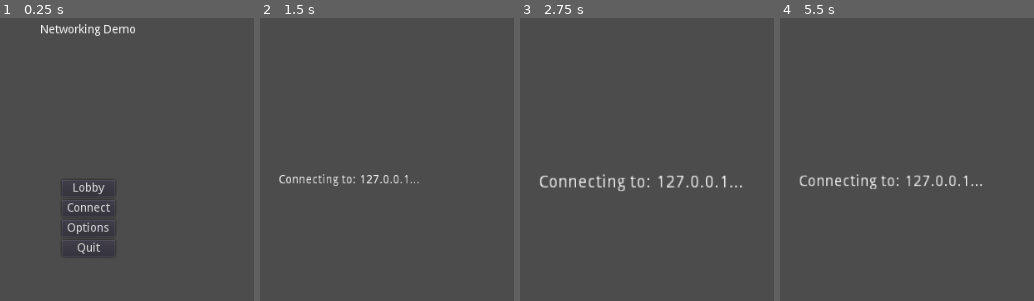
Above: before the commit, frames 1-4 (left to right).
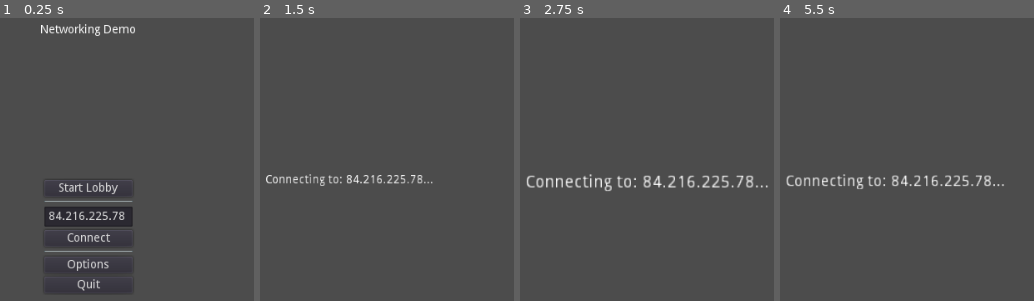
Above: after the commit, the same moments.

Repository: profan/spacegame-net
Game: Godot game, scene res://menus/main_menu.tscn
The game is run twice, just before and just after one commit, with the same random seed, the same clock (stepped at 60 frames per second) and the same inputs.
Inputs (mouse positions are in pixels of both pictures, inside the frame that each line leads up to):
- Up to frame 1 (0.25 s): no input
- Up to frame 2 (1.5 s): click "Lobby" (after the commit: "Start Lobby") at 0.5 s; click "Connect" at 1.25 s
- Up to frame 3 (2.75 s): tap Enter at 2 s; move the mouse to (outside the picture) at 2.02 s; press the mouse at (outside the picture) at 2.03 s
- Up to frame 4 (5.5 s): move the mouse to (outside the picture) at 2.77 s; release the mouse at (outside the picture) at 2.78 s; click (outside the picture) at 2.85 s; move the mouse to (947, 49) at 3.52 s; press the mouse at (947, 49) at 3.53 s; move the mouse to (828, 300) at 4.27 s; release the mouse at (828, 300) at 4.28 s; click (828, 300) at 4.35 s; move the mouse to (outside the picture) at 5.02 s; press the mouse at (outside the picture) at 5.03 s

The runs differ from the first frame. In frame 1, 3.6% of the frame differs, in the area x 17-53%, y 57-97%; in frame 2, 1.0%; in frame 3, 2.2%; in frame 4, 1.6%.

Commit message:
yeo

Diff:
--- a/autoload/scene_switcher.gd
+++ b/autoload/scene_switcher.gd
@@ -6,10 +6,10 @@
 	var root = get_tree().get_root()
 	current_scene = root.get_child(root.get_child_count() - 1)
 
-func goto_scene(path):
-	call_deferred("_deferred_goto_scene", path)
+func goto_scene(path, args=[]):
+	call_deferred("_deferred_goto_scene", path, args)
 
-func _deferred_goto_scene(path):
+func _deferred_goto_scene(path, args):
 
 	# Store old name so we can pass it to next one
 	var current_scene_name = current_scene.get_filename()
@@ -27,6 +27,9 @@
 	if "from_scene_name" in current_scene:
 		current_scene.from_scene_name = current_scene_name
 
+	if current_scene.has_method("init_with_args"):
+		current_scene.init_with_args(args)
+
 	# Add it to the active scene, as child of root
 	get_tree().get_root().add_child(current_scene)
 	# optional, to make it compatible with the SceneTree.change_scene() API
--- a/menus/main_menu.gd
+++ b/menus/main_menu.gd
@@ -2,12 +2,14 @@
 
 onready var lobby_btn = get_node("split/buttons/lobby_btn")
 onready var connect_btn = get_node("split/buttons/connect_btn")
+onready var connect_addr = get_node("split/buttons/connect_addr")
 onready var options_btn = get_node("split/buttons/options_btn")
 onready var quit_btn = get_node("split/buttons/quit_btn")
 
 func _ready():
 	lobby_btn.connect("pressed", self, "_on_lobby_btn")
 	connect_btn.connect("pressed", self, "_on_connect_btn")
+	connect_addr.connect("text_changed", self, "_on_connect_addr_change")
 	options_btn.connect("pressed", self, "_on_options_btn")
 	quit_btn.connect("pressed", self, "_on_quit_btn")
 
@@ -15,7 +17,10 @@
 	SceneSwitcher.goto_scene(Game.Scenes.CREATING)
 
 func _on_connect_btn():
-	SceneSwitcher.goto_scene(Game.Scenes.CONNECTING)
+	SceneSwitcher.goto_scene(Game.Scenes.CONNECTING, [connect_addr.text])
+
+func _on_connect_addr_change():
+	pass
 
 func _on_options_btn():
 	SceneSwitcher.goto_scene(Game.Scenes.OPTIONS)
--- a/menus/main_menu.tscn
+++ b/menus/main_menu.tscn
@@ -2,7 +2,7 @@
 
 [ext_resource path="res://menus/main_menu.gd" type="Script" id=1]
 
-[node name="main_menu" type="Control"]
+[node name="main_menu" type="Control" index="0"]
 
 anchor_left = 0.0
 anchor_top = 0.0
@@ -37,7 +37,7 @@
 anchor_right = 0.0
 anchor_bottom = 0.0
 margin_right = 960.0
-margin_bottom = 314.0
+margin_bottom = 292.0
 rect_pivot_offset = Vector2( 0, 0 )
 mouse_filter = 0
 mouse_default_cursor_shape = 0
@@ -73,9 +73,9 @@
 anchor_top = 0.0
 anchor_right = 0.0
 anchor_bottom = 0.0
-margin_left = 448.0
-margin_top = 314.0
-margin_right = 512.0
+margin_left = 427.0
+margin_top = 292.0
+margin_right = 533.0
 margin_bottom = 720.0
 rect_pivot_offset = Vector2( 0, 0 )
 mouse_filter = 1
@@ -91,7 +91,7 @@
 anchor_top = 0.0
 anchor_right = 0.0
 anchor_bottom = 0.0
-margin_right = 64.0
+margin_right = 106.0
 margin_bottom = 20.0
 rect_pivot_offset = Vector2( 0, 0 )
 focus_mode = 2
@@ -103,19 +103,58 @@
 enabled_focus_mode = 2
 shortcut = null
 group = null
-text = "Lobby"
-flat = false
-align = 1
-
-[node name="connect_btn" type="Button" parent="split/buttons" index="1"]
+text = "Start Lobby"
+flat = false
+align = 1
+
+[node name="top_sep" type="HSeparator" parent="split/buttons" index="1"]
 
 anchor_left = 0.0
 anchor_top = 0.0
 anchor_right = 0.0
 anchor_bottom = 0.0
 margin_top = 24.0
-margin_right = 64.0
-margin_bottom = 44.0
+margin_right = 106.0
+margin_bottom = 28.0
+rect_pivot_offset = Vector2( 0, 0 )
+mouse_filter = 0
+mouse_default_cursor_shape = 0
+size_flags_horizontal = 1
+size_flags_vertical = 1
+
+[node name="connect_addr" type="LineEdit" parent="split/buttons" index="2"]
+
+anchor_left = 0.0
+anchor_top = 0.0
+anchor_right = 0.0
+anchor_bottom = 0.0
+margin_top = 32.0
+margin_right = 106.0
+margin_bottom = 56.0
+rect_pivot_offset = Vector2( 0, 0 )
+focus_mode = 2
+mouse_filter = 0
+mouse_default_cursor_shape = 1
+size_flags_horizontal = 1
+size_flags_vertical = 1
+text = "84.216.225.78"
+expand_to_text_length = true
+focus_mode = 2
+context_menu_enabled = true
+placeholder_alpha = 0.6
+caret_blink = false
+caret_blink_speed = 0.65
+caret_position = 0
+
+[node name="connect_btn" type="Button" parent="split/buttons" index="3"]
+
+anchor_left = 0.0
+anchor_top = 0.0
+anchor_right = 0.0
+anchor_bottom = 0.0
+margin_top = 60.0
+margin_right = 106.0
+margin_bottom = 80.0
 rect_pivot_offset = Vector2( 0, 0 )
 focus_mode = 2
 mouse_filter = 0
@@ -130,15 +169,30 @@
 flat = false
 align = 1
 
-[node name="options_btn" type="Button" parent="split/buttons" index="2"]
-
-anchor_left = 0.0
-anchor_top = 0.0
-anchor_right = 0.0
-anchor_bottom = 0.0
-margin_top = 48.0
-margin_right = 64.0
-margin_bottom = 68.0
+[node name="bottom_sep" type="HSeparator" parent="split/buttons" index="4"]
+
+anchor_left = 0.0
+anchor_top = 0.0
+anchor_right = 0.0
+anchor_bottom = 0.0
+margin_top = 84.0
+margin_right = 106.0
+margin_bottom = 88.0
+rect_pivot_offset = Vector2( 0, 0 )
+mouse_filter = 0
+mouse_default_cursor_shape = 0
+size_flags_horizontal = 1
+size_flags_vertical = 1
+
+[node name="options_btn" type="Button" parent="split/buttons" index="5"]
+
+anchor_left = 0.0
+anchor_top = 0.0
+anchor_right = 0.0
+anchor_bottom = 0.0
+margin_top = 92.0
+margin_right = 106.0
+margin_bottom = 112.0
 rect_pivot_offset = Vector2( 0, 0 )
 focus_mode = 2
 mouse_filter = 0
@@ -153,15 +207,15 @@
 flat = false
 align = 1
 
-[node name="quit_btn" type="Button" parent="split/buttons" index="3"]
-
-anchor_left = 0.0
-anchor_top = 0.0
-anchor_right = 0.0
-anchor_bottom = 0.0
-margin_top = 72.0
-margin_right = 64.0
-margin_bottom = 92.0
+[node name="quit_btn" type="Button" parent="split/buttons" index="6"]
+
+anchor_left = 0.0
+anchor_top = 0.0
+anchor_right = 0.0
+anchor_bottom = 0.0
+margin_top = 116.0
+margin_right = 106.0
+margin_bottom = 136.0
 rect_pivot_offset = Vector2( 0, 0 )
 focus_mode = 2
 mouse_filter = 0
--- a/states/connecting.gd
+++ b/states/connecting.gd
@@ -3,9 +3,13 @@
 onready var title = get_node("center/title")
 
 var from_scene_name = false
+var joining_address
+
+func init_with_args(args):
+	joining_address = args[0]
 
 func _ready():
-	Net.join_server("127.0.0.1", Net.DEFAULT_HOST_PORT)
+	Net.join_server(joining_address, Net.DEFAULT_HOST_PORT)
 	Net.connect("on_connection_successful", self, "_on_connection_successful")
 	Net.connect("on_connection_failure", self, "_on_connection_failure")
 	title.text = "Connecting to: %s..." % Net.get_host_ip()
--- a/states/playing.tscn
+++ b/states/playing.tscn
@@ -2,7 +2,7 @@
 
 [ext_resource path="res://states/playing.gd" type="Script" id=1]
 
-[node name="playing" type="Node2D" index="0"]
+[node name="playing" type="Node2D"]
 
 script = ExtResource( 1 )
 
